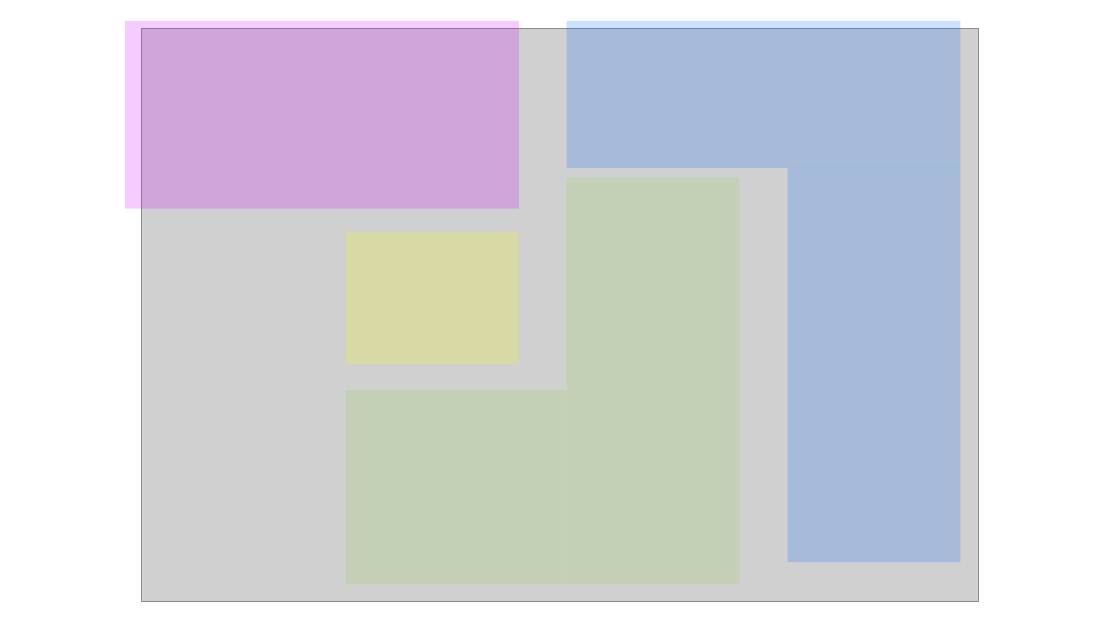
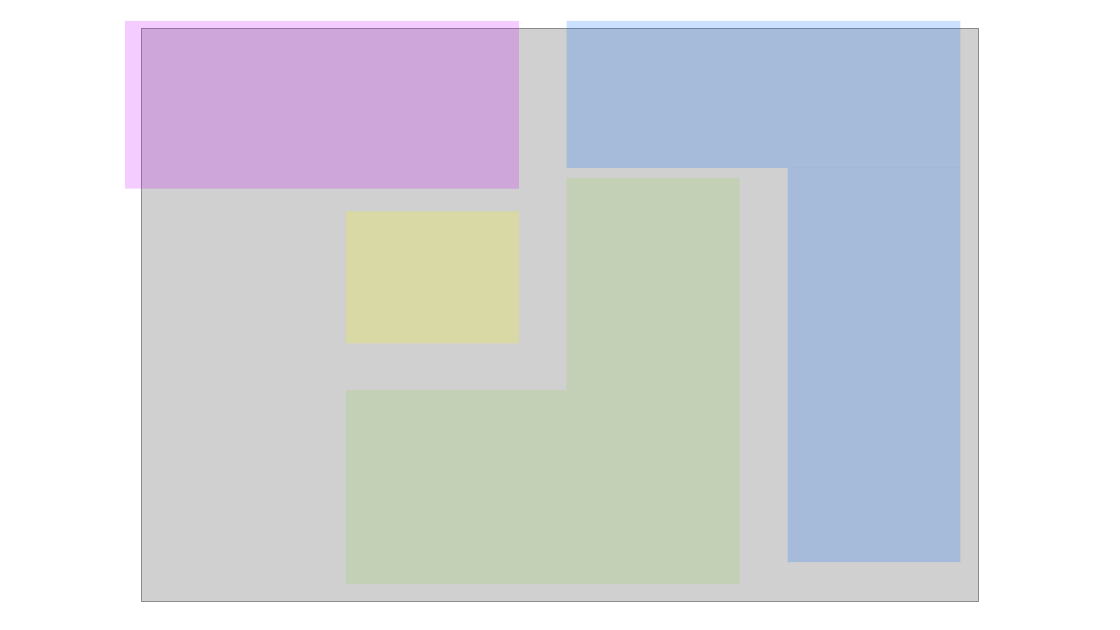
Before and after one commit to dagmarveronika/data-modeling-charlotta-dellborg-de24, a slide deck: slide 8 of yh_labb/presentation/presentation.pptx. Drawn at 1120x630 pixels with LibreOffice and Linux fonts; fonts in the diff are those of the drawing; grey boxes stand for pictures. Boxes give left, top, right and bottom in pixels: in the first picture for what was removed or moved away, otherwise in the second. Text is boxed around its words. In the diff, an @@ line names an element or a change of style, - is before the commit and + after.

```diff
--- a/yh_labb/presentation/presentation.pptx
+++ b/yh_labb/presentation/presentation.pptx
@@ rectangle: place and size @@
-rectangle at (125, 21, 519, 209)
+rectangle at (125, 21, 519, 189)
@@ rectangle: place and size @@
-rectangle at (346, 232, 519, 364)
+rectangle at (346, 211, 519, 343)
```
Also in this commit, not shown: 1 other file.
